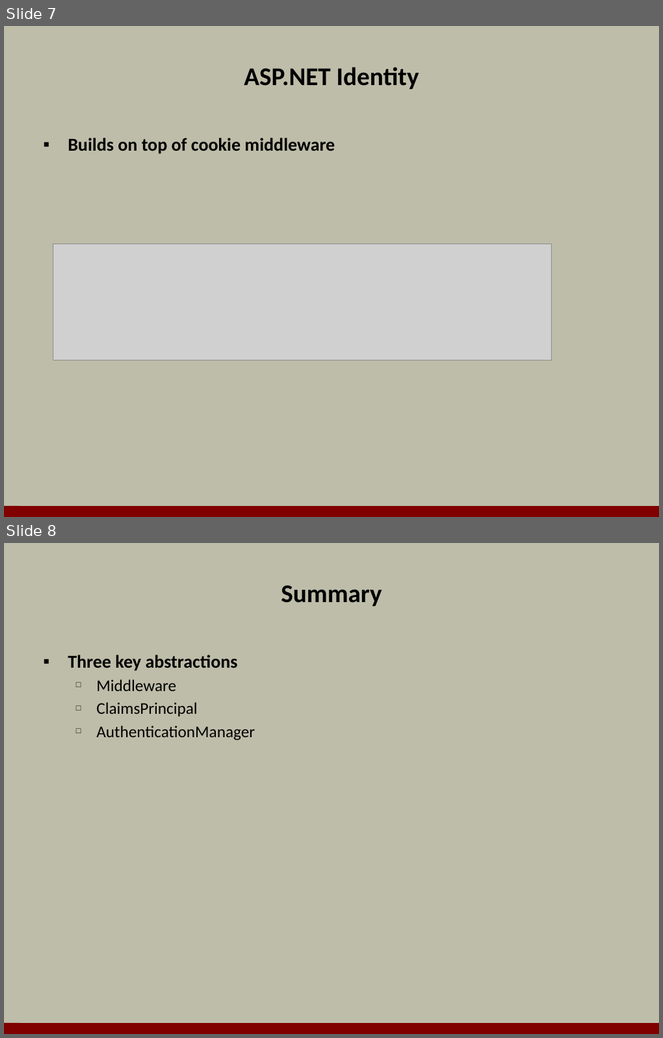
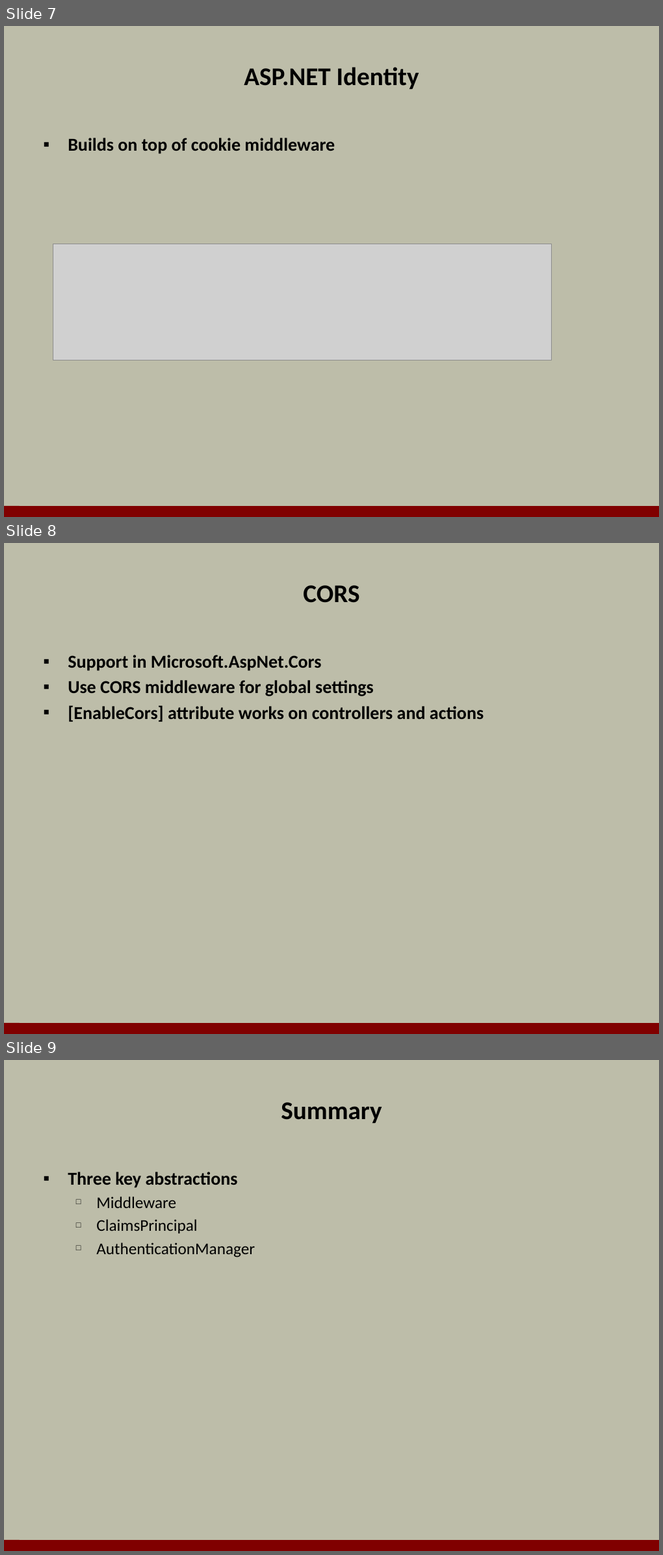
Before and after one commit to OdeToCode/classes, a slide deck: aspnet5/slides/06_Security.pptx. Shown one above the other, each under a label of ours: slides 7 and 8 before the commit, slides 7, 8 and 9 after it. The pictures are 663x1038 and 663x1555 pixels, drawn with LibreOffice and Linux fonts; fonts in the diff are those of the drawing; grey boxes stand for pictures; background and template pictures are left out. Boxes give left, top, right and bottom in pixels: in the first picture for what was removed or moved away, otherwise in the second. Text is boxed around its words. In the diff, an @@ line names an element or a change of style, - is before the commit and + after.

```diff
--- a/aspnet5/slides/06_Security.pptx
+++ b/aspnet5/slides/06_Security.pptx
@@ slide 8 added at bbox=[4, 543, 659, 1034], background #BDBDA9; not listed: 1 template element that a slide beside it also shows @@
@@ title added at bbox=[303, 585, 360, 603], 28 pt, text #000000, bold @@
+CORS
@@ text added at bbox=[68, 655, 484, 722], 20 pt, text #000000, bold @@
+▪ Support in Microsoft.AspNet.Cors
+▪ Use CORS middleware for global settings
+▪ [EnableCors] attribute works on controllers and actions
@@ what was slide 8 is now slide 9 @@
```
Also in this commit, not shown: 2 other files.
